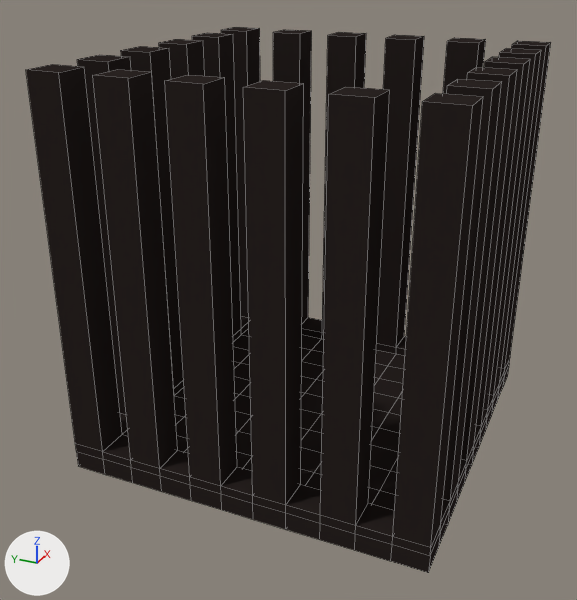
The Blender file Assets/Models/PrisonCell.blend as it was, and as the next commit left it.
The view is the same before and after, from a 50 mm lens placed at (-3.88, -1.58, 2.7), pointed at (-0.16, 0.09, 0.84). The axes (+X, +Y, +Z) are drawn at lower left. The lights are the same throughout. Mesh edges are drawn as thin lines.

Objects in the first picture: 'Cell', 'Door'.
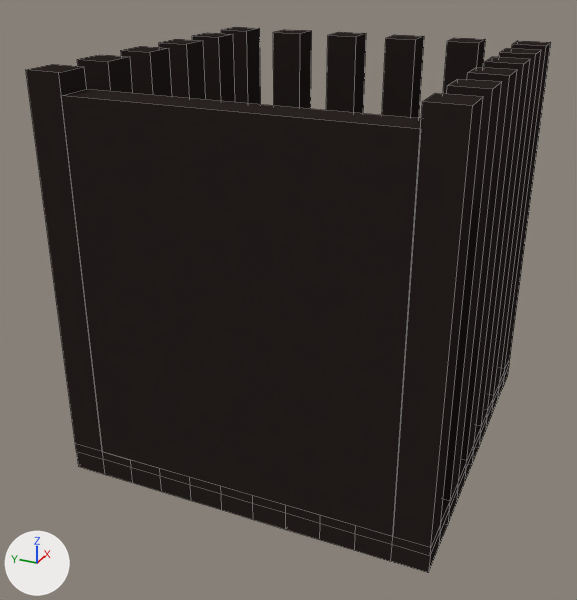
What the commit changed:
me_cube_001 has 32 vertices, 20 faces and spans x -0.06..0.12, y -0.64..0.63, z 0.0..2.0.
me_cube_001 is used by ob_door; location (-0.935, 0.008, 0.15).
me_cube_001 part 1: a new loose piece, a box spanning x -0.08..0.1, y -0.83..0.81, z 0.0..1.9, in mat_material (black #2a2422).
me_cube_001 part 2: the loose piece of 8 vertices spanning x -0.06..0.12, y 0.08..0.27, z 0.0..2.0 is deleted.
me_cube_001 part 3: the loose piece of 8 vertices spanning x -0.06..0.12, y 0.45..0.63, z 0.0..2.0 is deleted.

Pixel boxes (x1, y1, x2, y2) of what changed, in the pictures (577 x 600 px):
'Door', reshaped (21% wider): before (93, 69, 390, 526); after (61, 89, 421, 536)
part 1 of me_cube_001, added (black): after (61, 89, 421, 536)
part 2 of me_cube_001, deleted (black): before (165, 75, 237, 486)
part 3 of me_cube_001, deleted (black): before (93, 69, 178, 468)
